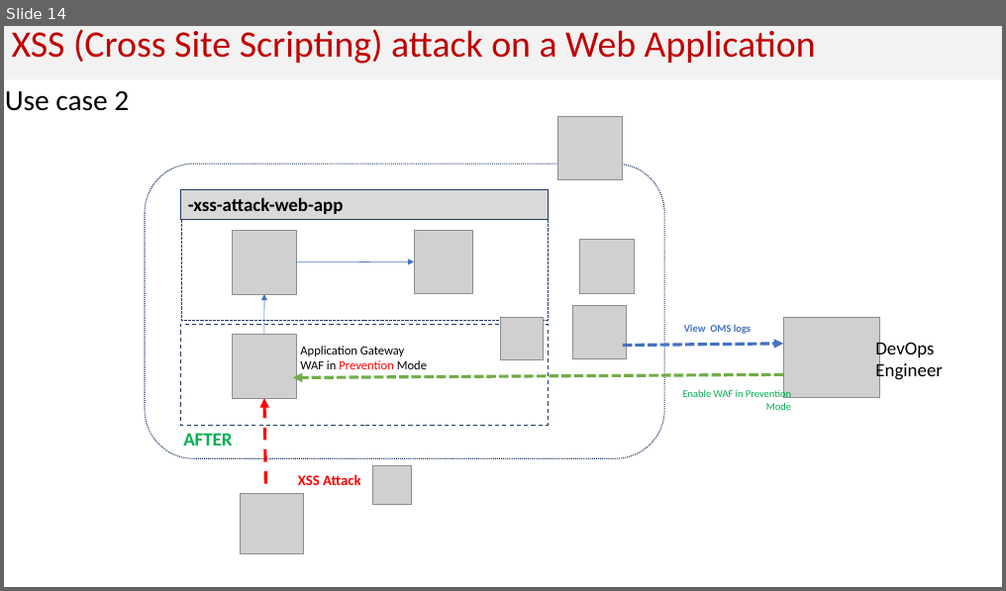
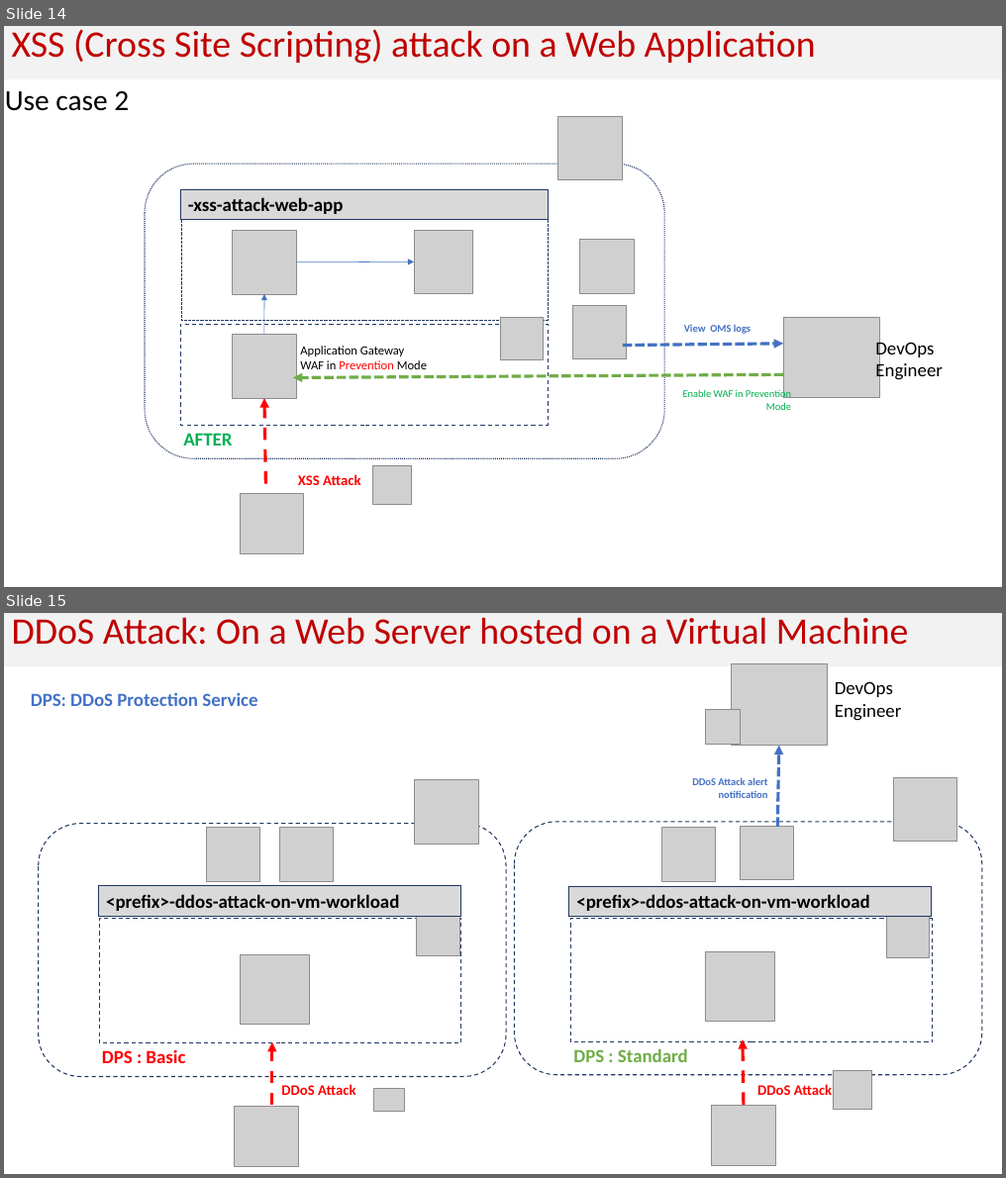
Before and after one commit to Cloudneeti/azure-security-scenarios, a slide deck: scenarios/Azure Security - Proof of concepts.pptx. Shown one above the other, each under a label of ours: slide 14 before the commit, slides 14 and 15 after it. The pictures are 1006x591 and 1006x1178 pixels, drawn with LibreOffice and Linux fonts; fonts in the diff are those of the drawing; grey boxes stand for pictures. Boxes give left, top, right and bottom in pixels: in the first picture for what was removed or moved away, otherwise in the second. Text is boxed around its words. In the diff, an @@ line names an element or a change of style, - is before the commit and + after.

Commit message:
Updated for DDoS

```diff
--- a/scenarios/Azure Security - Proof of concepts.pptx
+++ b/scenarios/Azure Security - Proof of concepts.pptx
@@ slide 15 added at box(4, 613, 1002, 1174), background #FFFFFF @@
@@ title added at box(4, 613, 1002, 666), fill #F2F2F2, 36 pt, text #C00000 @@
+DDoS Attack: On a Web Server hosted on a Virtual Machine
@@ picture added at box(731, 663, 828, 745) @@
@@ text added at box(31, 692, 257, 706), 18 pt, text #4472C4, bold @@
+DPS: DDoS Protection Service
@@ text added at box(835, 681, 902, 721), 18 pt, text #000000 @@
+DevOps Engineer
@@ picture added at box(706, 709, 740, 744) @@
@@ arrow added from (778, 827) to (779, 746), #4472C4 3 pt dashed @@
@@ picture added at box(414, 780, 478, 844) @@
@@ text added at box(692, 777, 768, 798), 10 pt, text #4472C4, bold @@
+DDoS Attack alert notification
@@ picture added at box(893, 777, 957, 842) @@
@@ rounded rectangle added at box(39, 823, 506, 1077), fill #FFFFFF, outline #203864 1 pt dashed @@
@@ picture added at box(206, 827, 260, 881) @@
@@ picture added at box(279, 827, 334, 881) @@
@@ rounded rectangle added at box(515, 822, 982, 1075), fill #FFFFFF, outline #203864 1 pt dashed @@
@@ picture added at box(662, 827, 716, 881) @@
@@ picture added at box(740, 827, 794, 880) @@
@@ rectangle added at box(99, 886, 460, 916), fill #D9D9D9, outline #203864 0.75 pt, 18 pt, text #000000, bold @@
+<prefix>-ddos-attack-on-vm-workload
@@ rectangle added at box(569, 886, 931, 916), fill #D9D9D9, outline #203864 0.75 pt, 18 pt, text #000000, bold @@
+<prefix>-ddos-attack-on-vm-workload
@@ rectangle added at box(99, 919, 460, 1044), fill #FFFFFF, outline #203864 1 pt dashed @@
@@ picture added at box(417, 912, 460, 956) @@
@@ rectangle added at box(570, 919, 933, 1043), fill #FFFFFF, outline #203864 1 pt dashed @@
@@ picture added at box(887, 915, 930, 959) @@
@@ picture added at box(240, 956, 310, 1025) @@
@@ picture added at box(705, 952, 774, 1021) @@
@@ text added at box(102, 1051, 185, 1063), 18 pt, text #FF0000, bold @@
+DPS : Basic
@@ arrow added from (272, 1106) to (272, 1043), #FF0000 3 pt dashed @@
@@ text added at box(573, 1049, 688, 1062), 18 pt, text #70AD47, bold @@
+DPS : Standard
@@ arrow added from (744, 1105) to (743, 1040), #FF0000 3 pt dashed @@
@@ text added at box(281, 1084, 355, 1095), 14 pt, text #FF0000, bold @@
+DDoS Attack
@@ text added at box(757, 1084, 832, 1095), 14 pt, text #FF0000, bold @@
+DDoS Attack
@@ picture added at box(833, 1070, 871, 1109) @@
@@ picture added at box(234, 1106, 298, 1167) @@
@@ picture added at box(374, 1088, 405, 1112) @@
@@ picture added at box(712, 1105, 776, 1165) @@
```
Also in this commit, not shown: 1 other slide added.
